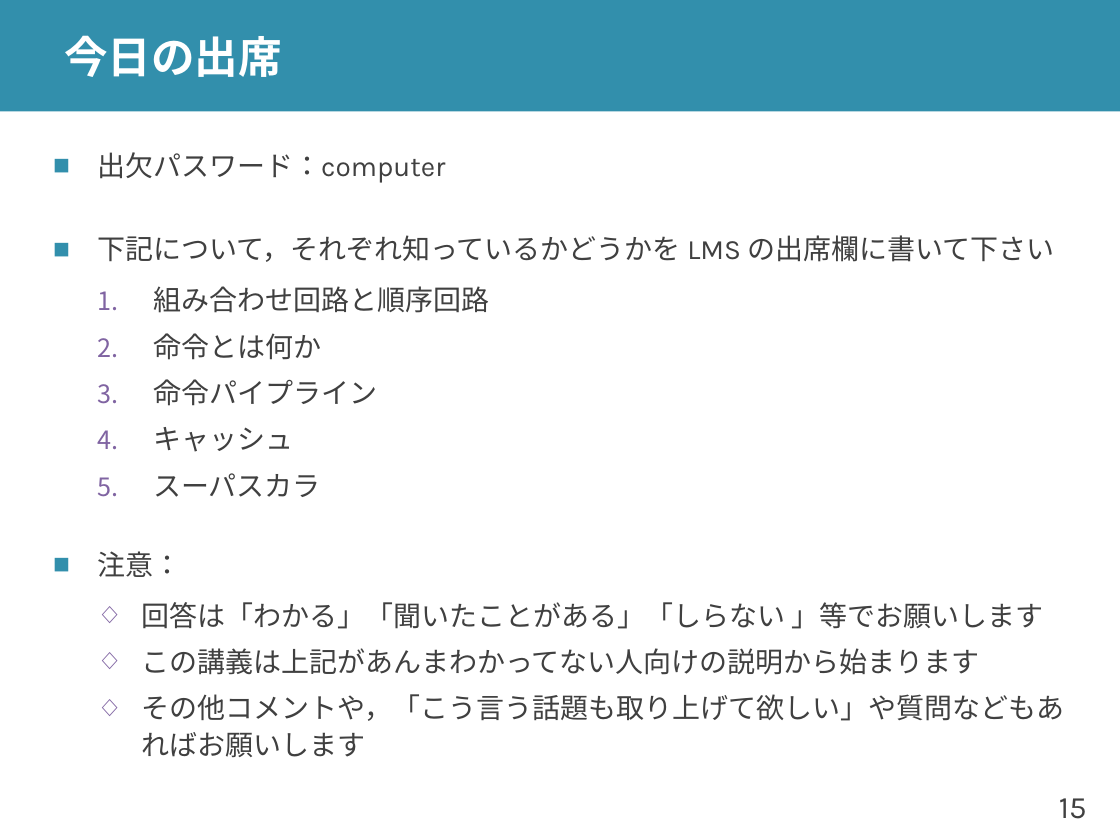
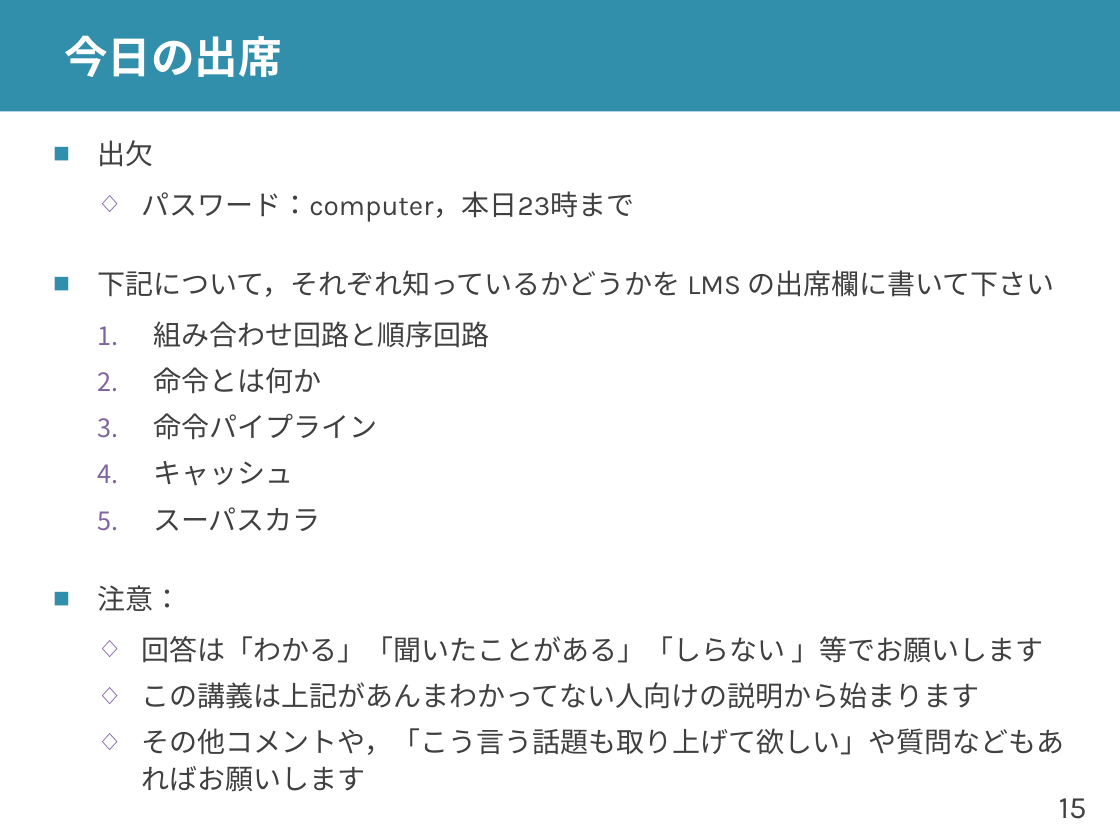
Before and after one commit to shioyadan/advanced-computer-organization, a slide deck: slide 15 of aco-shioya-00.pptx. Drawn at 1120x840 pixels with LibreOffice and Linux fonts; fonts in the diff are those of the drawing. Boxes give left, top, right and bottom in pixels: in the first picture for what was removed or moved away, otherwise in the second. Text is boxed around its words. In the diff, an @@ line names an element or a change of style, - is before the commit and + after.

Commit message:
出欠締め切りを更新

```diff
--- a/aco-shioya-00.pptx
+++ b/aco-shioya-00.pptx
@@ text "出欠": place and size @@
-text "出欠" at <box>97,152,1064,757</box>
+text "出欠" at <box>97,140,1064,791</box>
@@ text at <box>97,140,634,222</box>: text changed @@
-■ 出欠パスワード：computer
+■ 出欠
+  ◇ パスワード：computer，本日23時まで
```
Also in this commit, not shown: 2 other files.
